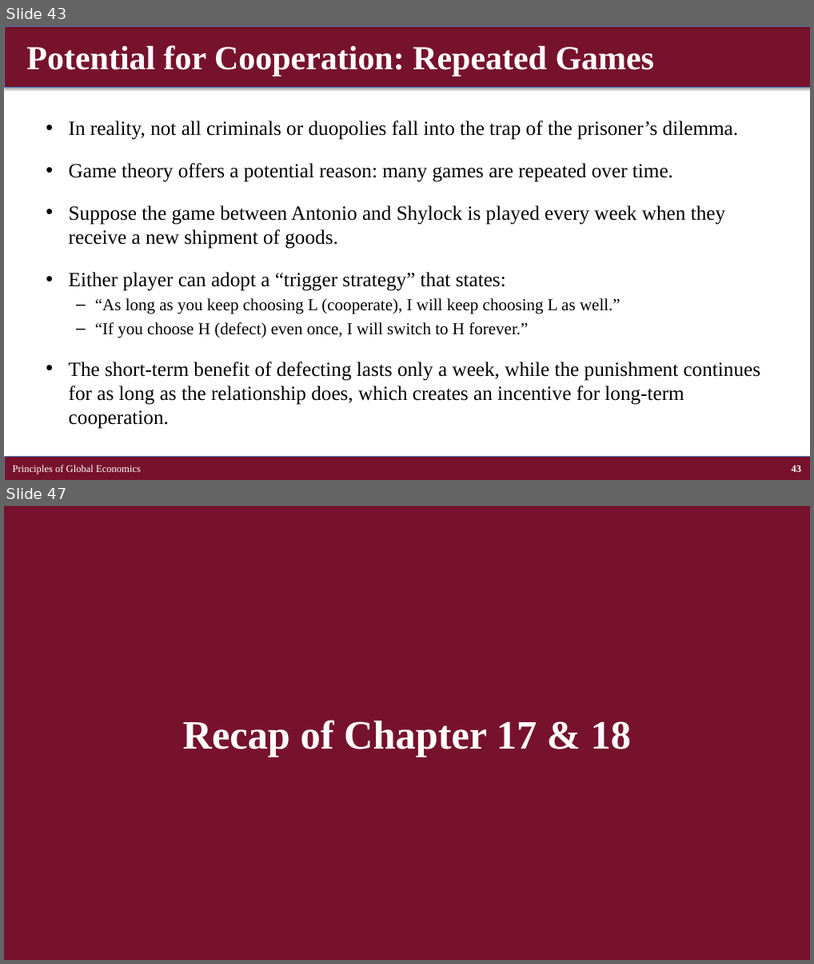
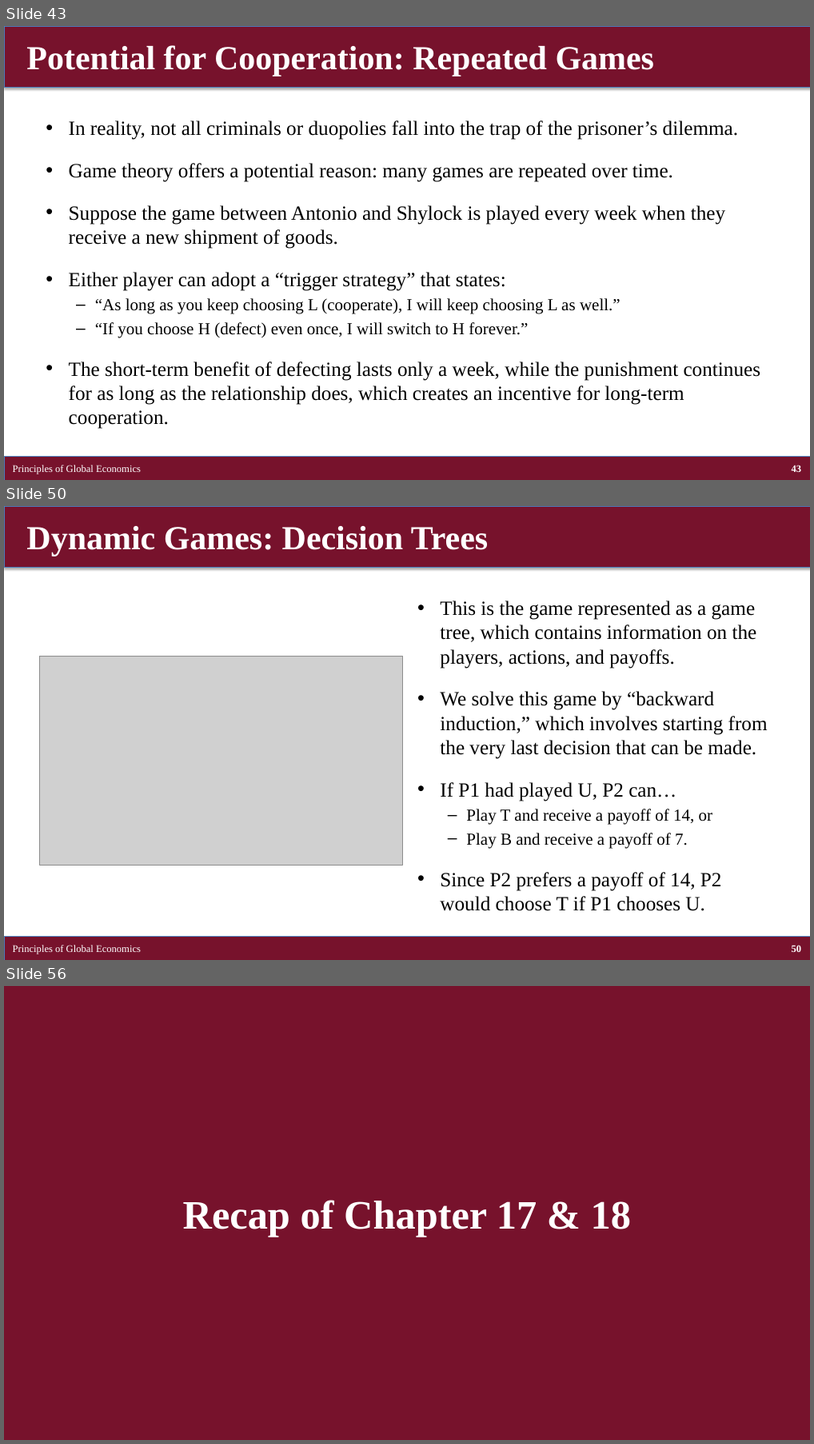
Before and after one commit to brianhwpark/brianhwpark.github.io, a slide deck: files/teaching-resources/concordiacollege-bus-201/bus-201-lecture-note/bus201-ch17-18.pptx. Shown one above the other, each under a label of ours: slides 43 and 47 before the commit, slides 43, 50 and 56 after it; the slides between them are not shown. The pictures are 814x964 and 814x1444 pixels, drawn with LibreOffice and Linux fonts; fonts in the diff are those of the drawing; grey boxes stand for pictures. Boxes give left, top, right and bottom in pixels: in the first picture for what was removed or moved away, otherwise in the second. Text is boxed around its words. In the diff, an @@ line names an element or a change of style, - is before the commit and + after.

```diff
--- a/files/teaching-resources/concordiacollege-bus-201/bus-201-lecture-note/bus201-ch17-18.pptx
+++ b/files/teaching-resources/concordiacollege-bus-201/bus-201-lecture-note/bus201-ch17-18.pptx
@@ slide 50 added at [4,506,810,960], background #FFFFFF @@
@@ rectangle added at [4,506,810,567], fill #77122C, outline #4B7EBC 0.75 pt @@
@@ title added at [26,526,488,556], 40 pt, text #FFFFFF, bold @@
+Dynamic Games: Decision Trees
@@ text added at [440,600,768,911], 24 pt, text #000000 @@
+• This is the game represented as a game tree, which contains information on the players, actions, and payoffs.
+• We solve this game by “backward induction,” which involves starting from the very last decision that can be made.
+• If P1 had played U, P2 can…
+  – Play T and receive a payoff of 14, or
+  – Play B and receive a payoff of 7.
+• Since P2 prefers a payoff of 14, P2 would choose T if P1 chooses U.
@@ picture added at [40,656,402,864] @@
@@ rectangle added at [4,936,810,960], fill #77122C, outline #4B7EBC 0.75 pt @@
@@ text added at [13,944,141,954], 12 pt, text #FFFFFF @@
+Principles of Global Economics
@@ page number added at [792,944,802,952], 12 pt, text #FFFFFF, bold @@
+50
@@ what was slide 47 is now slide 56 @@
```
Also in this commit, not shown: 3 slides changed, 8 other slides added, 11 other files.
